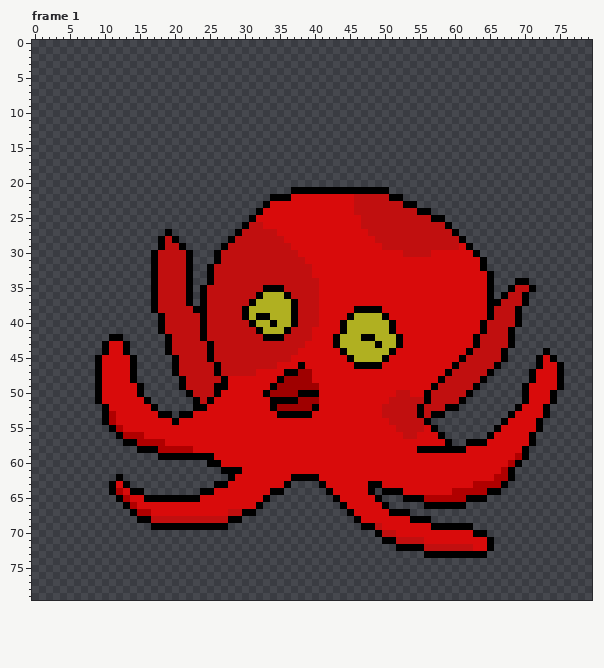
Edited in one commit: pixel-art file (WIP/Octopus.aseprite). The picture above is the old version.
80x80 pixels, 11 frames. Shown: frame 1. The commit also changed other frames, which this record leaves out.
And afterwards:
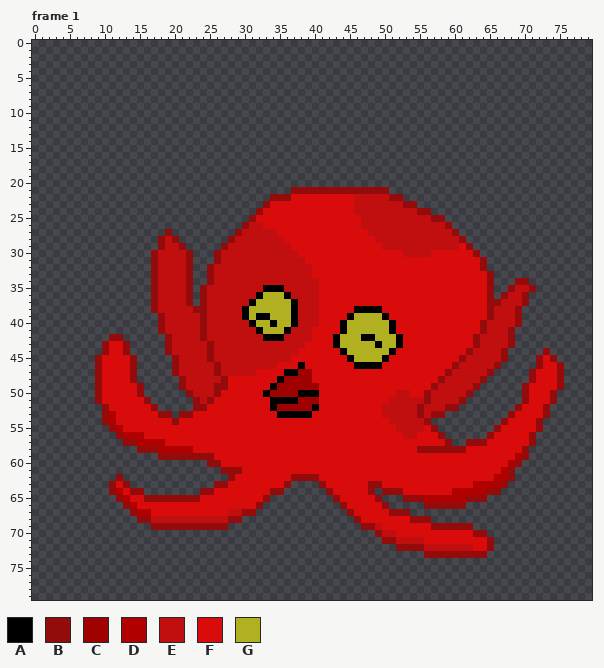
Palette (. is transparent): A #000000  B #940b0b  C #9f0000  D #b00000  E #c10f0f  F #d90b0b  G #b0b021
The edit:
Frame 1, layers "Layer 1", "Rear Arms":
The author changed colour A to colour B in row 21 at x 37 to 50; in row 22 at x 34 to 36 and 51 to 52; in row 23 at x 33 and 53 to 54; in row 24 at x 32 and 55 to 56; in row 25 at x 31 and 57 to 58; in row 26 at x 30 and 59.
The author changed colour A to colour B in row 27 at x 19, 29 and 60; in row 28 at x 18, 20, 28 and 61; in row 29 at x 18, 21, 27 and 62; in row 30 at x 17, 22, 26 and 63; in row 31 at x 17, 22, 26 and 64; in row 32 at x 17, 22, 25 and 64.
The author changed colour A to colour B in row 33 at x 17, 22, 25 and 65; in row 34 at x 17, 22, 25, 65 and 69 to 70; in row 35 at x 17, 22, 24, 65, 68 and 71; in row 36 at x 17, 22, 24, 65, 67 and 70; in row 37 at x 17, 22, 24, 65 to 66 and 70; in row 38 at x 17, 23 to 24, 65 and 69.
The author changed colour A to colour B in row 39 at x 18, 24, 65 and 69; in row 40 at x 18, 24, 64 and 69; in row 41 at x 18, 24, 64 and 68; in row 42 at x 11 to 12, 19, 24, 63 and 68; in row 43 at x 10, 13, 19, 25, 63 and 68; in row 44 at x 10, 13, 19, 25, 62, 67 and 73.
The author changed colour A to colour B in row 45 at x 9, 14, 20, 25, 61, 67, 72 and 74; in row 46 at x 9, 14, 20, 26, 60, 66, 72 and 75; in row 47 at x 9, 14, 20, 26, 59, 65, 71 and 75; in row 48 at x 9, 14, 21, 27, 58, 64, 71 and 75; in row 49 at x 9, 15, 21, 26 to 27, 57, 63, 70 and 75; in row 50 at x 9, 15, 22, 26, 56, 62, 70 and 74.
The author changed colour A to colour B in row 51 at x 9, 16, 23, 25, 56, 61, 70 and 74; in row 52 at x 10, 17, 23 to 24, 55, 59 to 60, 69 and 73; in row 53 at x 10, 18 to 19, 21 to 22, 55, 57 to 58, 68 and 73; in row 54 at x 10, 20, 56, 67 and 72; in row 55 at x 11, 57, 66 and 72; in row 56 at x 12, 58, 65 and 71.
The author changed colour A to colour B in row 57 at x 13 to 14, 59, 62 to 64 and 71; in row 58 at x 15 to 17, 55 to 61 and 70; in row 59 at x 18 to 25 and 70; in row 60 at x 25 to 26 and 69; in row 61 at x 27 to 29 and 68; in row 62 at x 12, 28, 37 to 40 and 68.
The author changed colour A to colour B in row 63 at x 11, 13, 26 to 27, 36, 41, 48 to 49 and 67; in row 64 at x 11, 14 to 15, 24 to 25, 34 to 35, 42, 48, 50 to 52 and 65 to 66; in row 65 at x 12, 16 to 23, 33, 43, 49, 53 to 55 and 62 to 64; in row 66 at x 13, 32, 44, 50 and 56 to 61; in row 67 at x 14, 30 to 31, 45 and 51 to 53; in row 68 at x 15 to 16, 28 to 29, 46 and 54 to 56.
The author changed colour A to colour B in row 69 at x 17 to 27, 47 to 48 and 57 to 62; in row 70 at x 49 and 63 to 64; in row 71 at x 50 to 51 and 65; in row 72 at x 52 to 55 and 65; in row 73 at x 56 to 64.
Changed places in both pictures, as pixel boxes (x1, y1, x2, y2):
changed: (95, 187, 564, 558)
